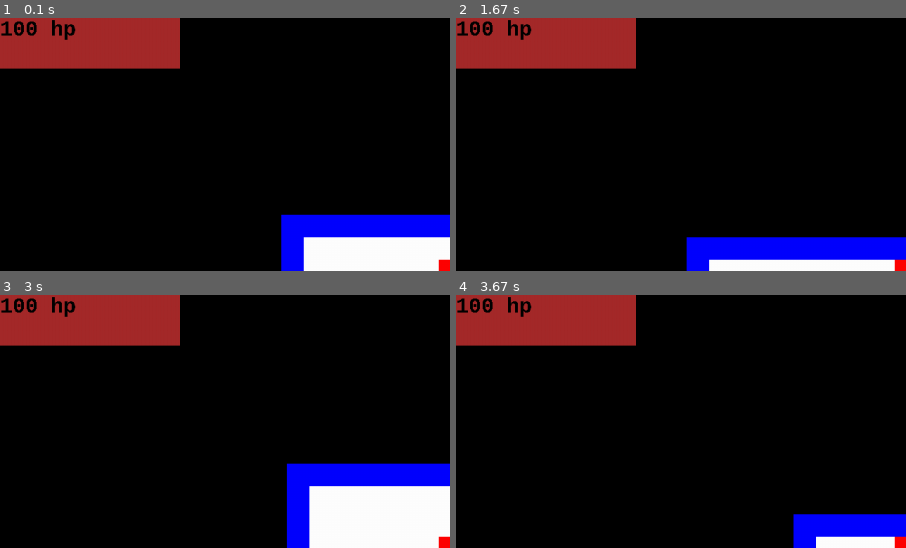
Above: before the commit, frames 1-4 (two rows, left to right).
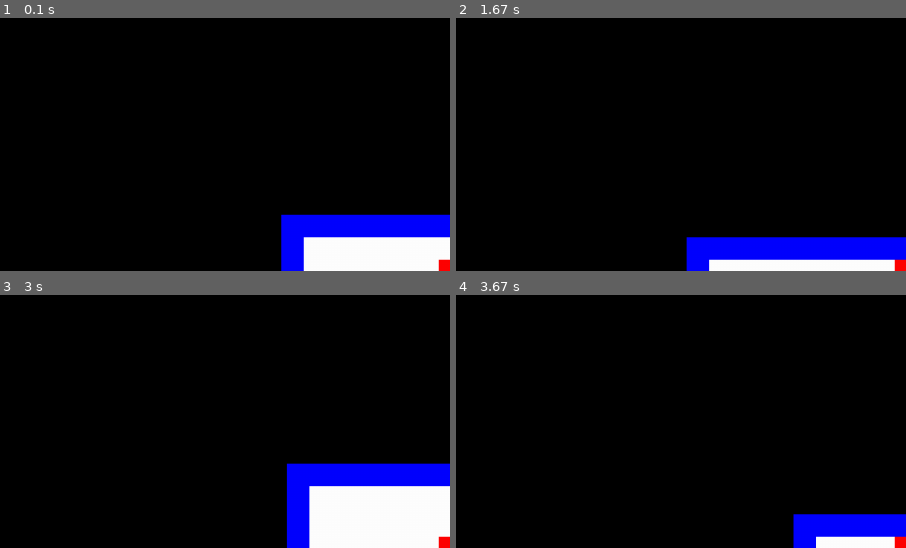
Above: after the commit, the same moments.

Repository: benedekhalaj/pygame-roguelike
Game: pygame game, started from play.py
Same seed, same stepped clock (60 frames per second), same inputs: the game is played once before the commit and once after it.
Inputs:
- Up to frame 1 (0.1 s): no input
- Up to frame 2 (1.67 s): tap Space at 0.33 s; hold Right 0.67-1.13 s; hold Up 1.17-1.47 s; hold Right from 1.5 s (still down)
- Up to frame 3 (3 s): release Right at 1.97 s; hold Left 2-2.53 s; hold Down 2.57-2.87 s; hold Left from 2.9 s (still down)
- Up to frame 4 (3.67 s): release Left at 3.3 s; hold Up from 3.33 s (still down)
The pictures show only the part of the screen within x 0-50%, y 0-50%; the shares and areas given below are measured in that part.

The runs differ from the first frame. In frame 1, 7.8% of the frame differs, in the area x 0-40%, y 0-21%; in frame 2, 7.8%; in frame 3, 7.8%; in frame 4, 7.8%.

Commit message:
Remove Display Controller, Display Model - Move items -> Player

Diff:
--- a/controller/display_controller.py
+++ /dev/null
@@ -1,17 +0,0 @@
-import view.view as view
-import model.display.display as display
-
-
-def display_stat(window, objects):
-    colors = view.COLORS
-    stat_background_rect = (view.STAT_WIDTH, view.STAT_HEIGHT)
-    stat = {"stat": [display.Stat(stat_background_rect, window, colors)]}
-    return stat
-
-
-def stats(window, objects):
-    colors = view.COLORS
-    stat = display_stat(window, objects)
-    x = stat["stat"][0].x
-    y = stat["stat"][0].y
-    return display.Stat.diplay_player_stat(colors, objects), x, y
--- a/controller/main_controller.py
+++ b/controller/main_controller.py
@@ -1,5 +1,5 @@
 from view import view
-from controller import player_controller, map_controller, item_controller, enemy_controller, display_controller
+from controller import player_controller, map_controller, item_controller, enemy_controller
 import pygame
 
 CLOCK = pygame.time.Clock()
@@ -32,7 +32,6 @@
 def main():
     window = init_pygame()
     objects = map_controller.get_map()
-    stat = display_controller.display_stat(window, objects)
 
     run = True
     while run:
@@ -43,7 +42,8 @@
         player_controller.add_item_to_player_inventory(objects)
         enemy_controller.control_enemy(objects)
         view.display_background(window)
-        view.display_objects(window, objects, stat)
-        view.display_texture(window, display_controller.stats(window, objects))
+        view.display_objects(window, objects)
+        view.display_player_stat(window, objects)
+        view.display_player_sword(window, objects)
         view.refresh_display()
     pygame.quit()
--- a/model/display/display.py
+++ /dev/null
@@ -1,24 +0,0 @@
-import pygame
-import pygame.freetype
-
-
-class Stat():
-    def __init__(self, stat_background_rect, window, colors):
-        self.type = "stat"
-        self.widht = stat_background_rect[0]
-        self.height = stat_background_rect[1]
-        self.size_widht, self.size_height = window.get_size()
-        self.x = 0
-        self.y = 0
-        self.position = (self.x, self.y, self.widht, self.height)
-        self.rect = pygame.Rect(self.x, self.y, self.widht, self.height)
-        self.color = colors.BROWN
-        self.visible = True
-
-    def diplay_player_stat(colors, objects):
-        font_type = 'couriernew'
-        player_health = objects["player"][0].health
-        font = pygame.font.SysFont(font_type, 30, True)
-        # pygame.font.get_fonts()
-        textsurface = font.render(f"{player_health} hp", False, (0, 0, 0))
-        return textsurface
--- a/model/item/item.py
+++ b/model/item/item.py
@@ -1,12 +1,5 @@
 from model import data_manager
 import pygame
-
-
-class Sword():
-    def __init__(self, position: tuple, color: tuple):
-        self.color = color
-        self.rect = pygame.Rect(position[0], position[1], position[2], position[3])
-        self.visible = False
 
 
 class Key():
--- a/model/map/map.py
+++ b/model/map/map.py
@@ -35,7 +35,7 @@
             character_name = map_sign_dict[char]
             floor_list.append(items.Floor(position, colors.WHITE))
             if character_name == "Player":
-                player_list.append(player.Player(position, (colors.RED, colors.ORANGE, colors.PURPLE)))
+                player_list.append(player.Player(position, colors, screen_size))
             elif character_name == "Outer_Wall_1":
                 outer_walls_list.append(items.Wall(position, colors.BLUE))
             elif character_name == "Inner_Wall_1":
--- a/model/player/player.py
+++ b/model/player/player.py
@@ -1,14 +1,15 @@
 from model import data_manager
-import model.item.item as items
 import pygame
+import pygame.freetype
 
 
 class Player():
-    def __init__(self, position: tuple, color: tuple):
+    def __init__(self, position: tuple, colors, screen_size):
         self.type = 'player'
+        self.texture = None
         self.rect = pygame.Rect(position[0], position[1], position[2], position[3])
-        self.standard_color = color[0]
-        self.invicible_color = color[1]
+        self.standard_color = colors.RED
+        self.invicible_color = colors.ORANGE
         self.color = self.standard_color
         self.velocity = 4
         self.health = 100
@@ -17,7 +18,8 @@
         self.damage_timer = 0
         self.damage_limit = 120
         self.invicible = False
-        self.sword = items.Sword((self.rect.x + self.rect.width, self.rect.y, self.rect.width, self.rect.height), color[2])
+        self.sword = Sword((self.rect.x + self.rect.width, self.rect.y, self.rect.width, self.rect.height), colors.PURPLE)
+        self.stat = Stat(colors, screen_size, self.health)
 
     def move(self, objects, x_direction, y_direction):
         if x_direction != 0:
@@ -101,3 +103,31 @@
     def add_health_potion(self):
         if self.health_potions < self.health_potions_limit:
             self.health_potions += 1
+
+
+class Sword():
+    def __init__(self, position: tuple, color: tuple):
+        self.color = color
+        self.rect = pygame.Rect(position[0], position[1], position[2], position[3])
+        self.visible = False
+
+
+class Stat():
+    def __init__(self, colors, screen_size, player_health):
+        self.type = "stat"
+        self.x = 0
+        self.y = 0
+        self.width = screen_size[0] // 5
+        self.height = screen_size[1] // 10
+        self.rect = pygame.Rect(self.x, self.y, self.width, self.height)
+        self.color = colors.BROWN
+        self.visible = True
+        self.text = self.create_text(colors, player_health)
+
+    def create_text(self, colors, player_health):
+        font_type = 'couriernew'
+        font_size = 30
+        font = pygame.font.SysFont(font_type, font_size, bold=True)
+        textsurface = font.render(f"{player_health} hp", False, colors.BLACK)
+        return textsurface
+        # pygame.font.get_fonts()
--- a/view/view.py
+++ b/view/view.py
@@ -2,8 +2,6 @@
 
 WINDOW_WIDTH = 1280
 WINDOW_HEIGHT = 720
-STAT_WIDTH = WINDOW_WIDTH // 5
-STAT_HEIGHT = WINDOW_HEIGHT // 10
 
 
 class Colors():
@@ -31,23 +29,24 @@
     return pygame.display.set_mode((WINDOW_WIDTH, WINDOW_HEIGHT))
 
 
-def display_objects(window, *objects_list: dict):
-    for objects in objects_list:
-        for objects_list in objects.values():
-            for item in objects_list:
-                position = (item.rect.x, item.rect.y, item.rect.width, item.rect.height)
-                if item.visible:
-                    if item.type == 'player':
-                        if item.sword.visible:
-                            sword_position = (item.sword.rect.x, item.sword.rect.y, item.sword.rect.width, item.sword.rect.height)
-                            pygame.draw.rect(window, item.sword.color, sword_position)
-                    pygame.draw.rect(window, item.color, position)
+def display_objects(window, object_types: dict):
+    for objects in object_types.values():
+        for object in objects:
+            position = (object.rect.x, object.rect.y, object.rect.width, object.rect.height)
+            if object.visible:
+                pygame.draw.rect(window, object.color, position)
 
 
-def display_texture(window, texture_object):
-    texture = texture_object[0]
-    pixel_cord = (texture_object[1], texture_object[2])
-    window.blit(texture, pixel_cord)
+def display_player_sword(window, objects):
+    sword = objects['player'][0].sword
+    if sword.visible:
+        sword_position = (sword.rect.x, sword.rect.y, sword.rect.width, sword.rect.height)
+        pygame.draw.rect(window, sword.color, sword_position)
+
+
+def display_player_stat(window, objects):
+    stat = objects['player'][0].stat
+    window.blit(stat.text, (stat.x, stat.y))
 
 
 def refresh_display():
